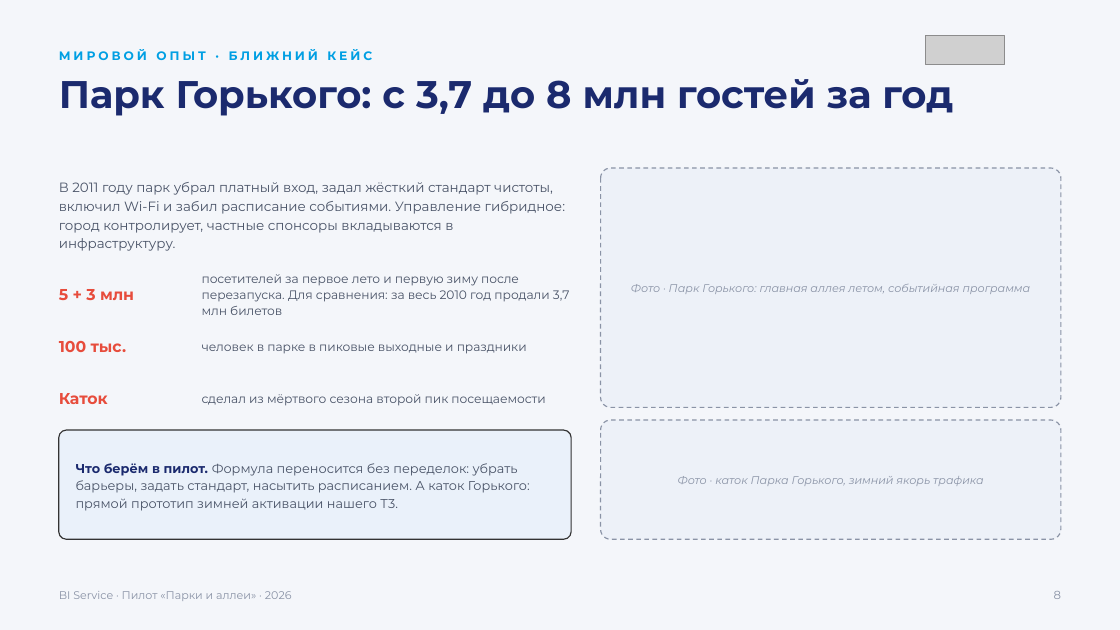
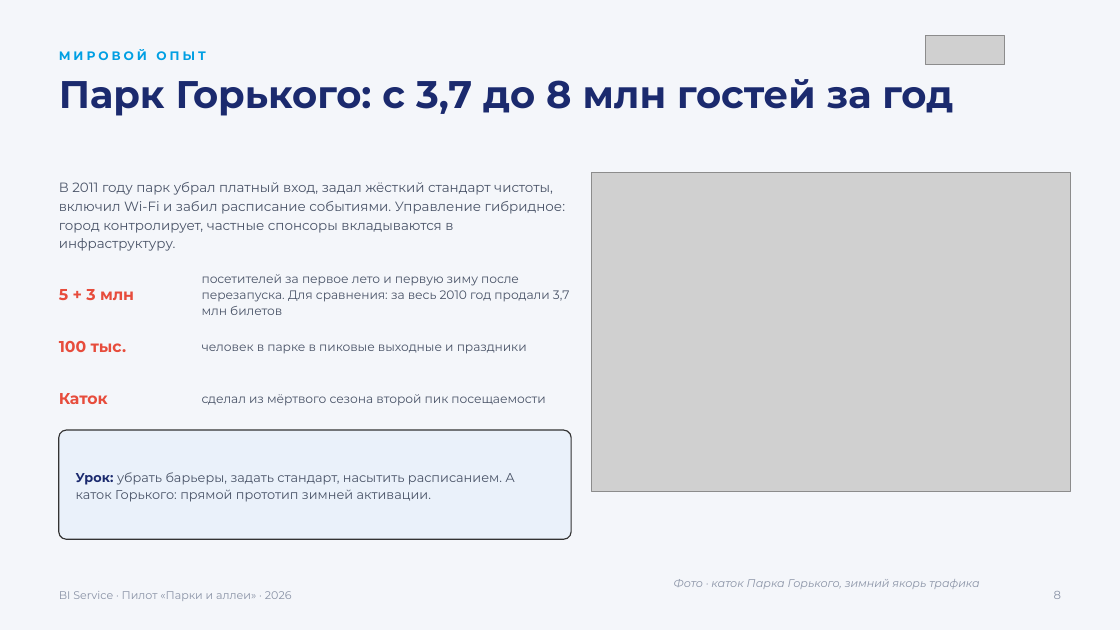
Before and after one commit to jprashkevich/bi-korshiler, a slide deck: slide 18 of docs/research/BIG-Life-park-pilot.pptx (slide 9 before the commit). Drawn at 1120x630 pixels with LibreOffice and Linux fonts; fonts in the diff are those of the drawing; grey boxes stand for pictures. Boxes give left, top, right and bottom in pixels: in the first picture for what was removed or moved away, otherwise in the second. Text is boxed around its words. In the diff, an @@ line names an element or a change of style, - is before the commit and + after.

```diff
--- a/docs/research/BIG-Life-park-pilot.pptx
+++ b/docs/research/BIG-Life-park-pilot.pptx
@@ text at (x1=59, y1=49, x2=206, y2=60): text changed @@
-МИРОВОЙ ОПЫТ · БЛИЖНИЙ КЕЙС
+МИРОВОЙ ОПЫТ
@@ picture added at (x1=592, y1=172, x2=1070, y2=491) @@
@@ rounded rectangle removed at (x1=601, y1=168, x2=1061, y2=408) @@
@@ text removed at (x1=631, y1=284, x2=1031, y2=294) @@
-Фото · Парк Горького: главная аллея летом, событийная программа
@@ rounded rectangle removed at (x1=601, y1=420, x2=1061, y2=539) @@
@@ text at (x1=76, y1=472, x2=515, y2=502): text changed @@
-Что берём в пилот. Формула переносится без переделок: убрать барьеры, задать стандарт, насытить расписанием. А каток Горького: прямой прототип зимней активации нашего Т3.
+Урок: убрать барьеры, задать стандарт, насытить расписанием. А каток Горького: прямой прототип зимней активации.
@@ text "Фото · каток Парка Горького, ..." moved from (x1=678, y1=476, x2=984, y2=486) to (x1=674, y1=579, x2=980, y2=589) @@
```
Also in this commit, not shown: 17 other slides changed, 2 slides added, 15 slides removed, 1 other file.
